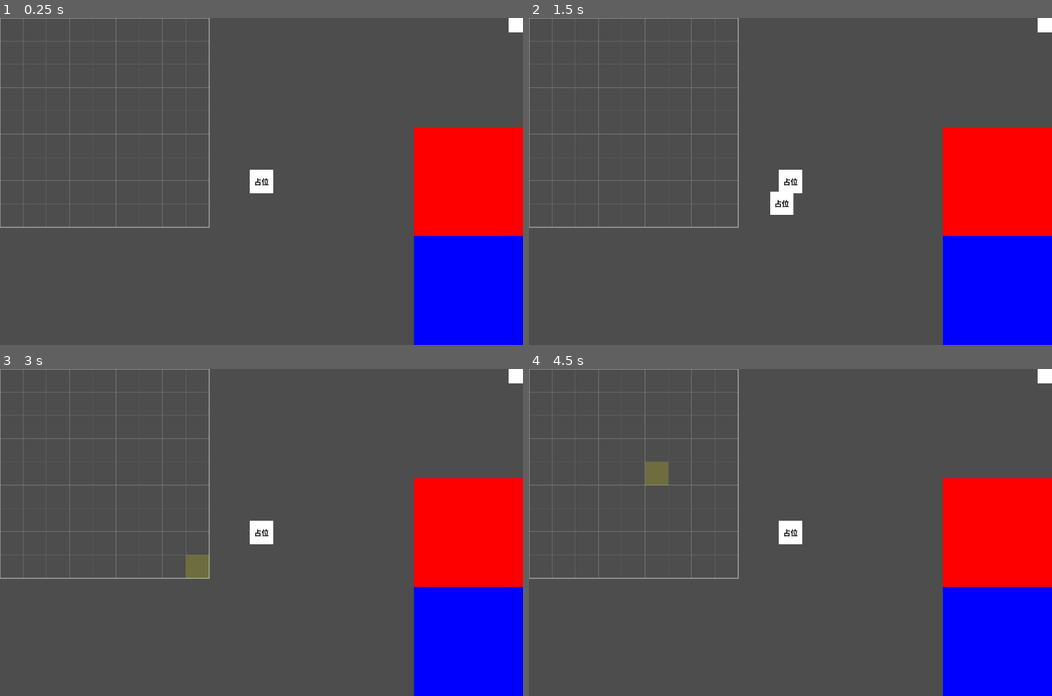
Above: before the commit, frames 1-4 (two rows, left to right).
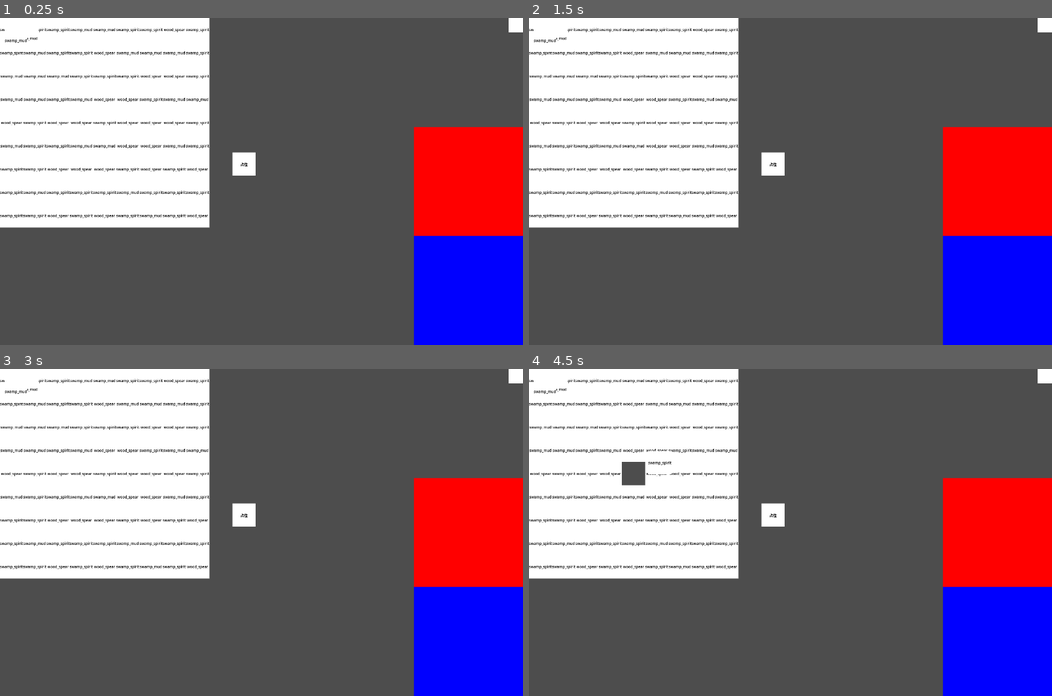
Above: after the commit, the same moments.

Repository: juni-freentocob/push-the-land
Game: Godot game, scene res://scenes/Main.tscn
Same seed, same stepped clock (60 frames per second), same inputs: the game is played once before the commit and once after it.
Inputs (mouse positions are in pixels of both pictures, inside the frame that each line leads up to):
- Up to frame 1 (0.25 s): no input
- Up to frame 2 (1.5 s): tap Enter at 0.5 s; drag from (790, 181) to (842, 109) at 0.52 s; drag from (790, 181) to (764, 246) at 1.27 s
- Up to frame 3 (3 s): move the mouse to (313, 460) at 2.02 s; click (313, 460) at 2.17 s; tap Space at 2.75 s; drag from (235, 597) to (104, 483) at 2.77 s
- Up to frame 4 (4.5 s): tap Enter at 3.5 s; move the mouse to (947, 581) at 3.52 s; click (947, 581) at 3.67 s; tap Space at 4.25 s; drag from (633, 483) to (712, 450) at 4.27 s

The runs differ from the first frame. In frame 1, 26% of the frame differs, in the area x 0-53%, y 0-64%; in frame 2, 26%; in frame 3, 26%; in frame 4, 25%.

Commit message:
Docs: record T5 spawner, RNG seeding, and DebugHUD behavior

Diff:
--- a/data/cards/swamp_mud.tres
+++ b/data/cards/swamp_mud.tres
@@ -4,14 +4,7 @@
 
 [resource]
 script = ExtResource("1_03oyh")
-metadata/_custom_type_script = "uid://bh4ielkgicvpi"
 id = &"swamp_mud"
 display_name = "Swamp Mud"
-kind = 0
-rarity = 0
-theme_tags = PackedStringArray("swamp")
-stackable = false
-equipment_slot = 0
-stats = {}
 terrain_part = &"swamp"
-spirit_tier = 0
+metadata/_custom_type_script = "uid://bh4ielkgicvpi"
--- a/data/cards/swamp_spirit.tres
+++ b/data/cards/swamp_spirit.tres
@@ -4,14 +4,7 @@
 
 [resource]
 script = ExtResource("1_5ovf0")
-metadata/_custom_type_script = "uid://bh4ielkgicvpi"
 id = &"swamp_spirit"
 display_name = "Swamp Spirit"
 kind = 1
-rarity = 0
-theme_tags = PackedStringArray("swamp")
-stackable = false
-equipment_slot = 0
-stats = {}
-terrain_part = &""
-spirit_tier = 0
+metadata/_custom_type_script = "uid://bh4ielkgicvpi"
--- a/data/cards/wood_spear.tres
+++ b/data/cards/wood_spear.tres
@@ -4,16 +4,11 @@
 
 [resource]
 script = ExtResource("1_juhps")
-metadata/_custom_type_script = "uid://bh4ielkgicvpi"
 id = &"wood_spear"
 display_name = "Wood Spear"
 kind = 2
-rarity = 0
-theme_tags = PackedStringArray("swamp")
-stackable = false
 equipment_slot = 1
 stats = {
 "atk_bonus": 1
 }
-terrain_part = &""
-spirit_tier = 0
+metadata/_custom_type_script = "uid://bh4ielkgicvpi"
--- a/data/merge/swamp_rules.tres
+++ b/data/merge/swamp_rules.tres
@@ -4,10 +4,7 @@
 
 [resource]
 script = ExtResource("1_cch3o")
+id = &"spirit_plus_mud"
+output = &"swamp_enemy"
+notes = "Debug rule for MVP."
 metadata/_custom_type_script = "uid://bdjmbt4cawsjg"
-id = &"spirit_plus_mud"
-inputs = PackedStringArray("swamp_spirit", "swamp_mud")
-output = &"swamp_enemy"
-consume_inputs = true
-output_count = 1
-notes = "Debug rule for MVP."
--- a/data/themes/swamp_theme.tres
+++ b/data/themes/swamp_theme.tres
@@ -4,7 +4,6 @@
 
 [resource]
 script = ExtResource("1_gmsq5")
-metadata/_custom_type_script = "uid://dqwmvf0u14jkh"
 id = &"swamp"
 display_name = "Swamp"
 deck_weights = {
@@ -13,5 +12,4 @@
 "wood_spear": 20
 }
 boss_id = &"swamp_boss"
-visuals = {}
-next_theme_pool = PackedStringArray()
+metadata/_custom_type_script = "uid://dqwmvf0u14jkh"
--- a/scenes/Main.tscn
+++ b/scenes/Main.tscn
@@ -1,6 +1,7 @@
-[gd_scene load_steps=14 format=3 uid="uid://birnebio532xh"]
+[gd_scene load_steps=15 format=3 uid="uid://birnebio532xh"]
 
 [ext_resource type="Script" uid="uid://b0qbx467rr8xn" path="res://scripts/main.gd" id="1_kn2el"]
+[ext_resource type="Resource" uid="uid://bfvp0dbve6sew" path="res://data/themes/swamp_theme.tres" id="2_mwfav"]
 [ext_resource type="PackedScene" uid="uid://c61j7c6vejtpg" path="res://scenes/Board.tscn" id="2_scd1o"]
 [ext_resource type="PackedScene" uid="uid://ch4diixeakcwp" path="res://scenes/ui/HeroPanel.tscn" id="3_6i7k1"]
 [ext_resource type="Script" uid="uid://stmfjg2ppeoq" path="res://scripts/board/board.gd" id="3_nkrwe"]
@@ -16,6 +17,7 @@
 
 [node name="Main" type="Node"]
 script = ExtResource("1_kn2el")
+theme = ExtResource("2_mwfav")
 
 [node name="Board" parent="." instance=ExtResource("2_scd1o")]
 z_index = -1
@@ -52,3 +54,26 @@
 
 [node name="CardView2" parent="UI/CardLayer" instance=ExtResource("12_bjd11")]
 layout_mode = 1
+
+[node name="DebugHUD" type="Control" parent="UI"]
+layout_mode = 3
+anchors_preset = 0
+offset_right = 40.0
+offset_bottom = 40.0
+
+[node name="SeedLabel" type="Label" parent="UI/DebugHUD"]
+layout_mode = 0
+offset_right = 40.0
+offset_bottom = 23.0
+
+[node name="SpawnLabel" type="Label" parent="UI/DebugHUD"]
+layout_mode = 0
+offset_right = 40.0
+offset_bottom = 23.0
+
+[node name="DebugBox" type="VBoxContainer" parent="UI/DebugHUD"]
+layout_mode = 1
+offset_left = 8.0
+offset_top = 8.0
+offset_right = 48.0
+offset_bottom = 48.0
--- a/scenes/cards/CardView.tscn
+++ b/scenes/cards/CardView.tscn
@@ -12,8 +12,8 @@
 anchor_bottom = 0.5
 offset_left = -80.0
 offset_top = -80.0
-offset_right = 80.0
-offset_bottom = 80.0
+offset_right = -16.0
+offset_bottom = -16.0
 grow_horizontal = 2
 grow_vertical = 2
 script = ExtResource("1_mkpmj")
@@ -48,7 +48,7 @@
 grow_horizontal = 2
 grow_vertical = 2
 theme_override_colors/font_color = Color(0, 0, 0, 1)
-theme_override_font_sizes/font_size = 20
+theme_override_font_sizes/font_size = 10
 text = "占位"
 horizontal_alignment = 1
 vertical_alignment = 1
--- a/scripts/board/board.gd
+++ b/scripts/board/board.gd
@@ -17,7 +17,8 @@
 	return true
 
 func accept_drop(card_view: CardView) -> bool:
-	var cell := global_pos_to_cell(get_viewport().get_mouse_position())
+	var card_center := card_view.get_global_rect().position + (card_view.size * 0.5)
+	var cell := global_pos_to_cell(card_center)
 	if not _is_cell_in_bounds(cell):
 		print("[Board] Drop rejected (out of bounds):", cell)
 		return false
@@ -33,12 +34,14 @@
 	return true
 
 func cell_to_global_pos(cell: Vector2i, card_size: Vector2) -> Vector2:
-	var cell_origin := global_position + Vector2(cell.x * cell_size, cell.y * cell_size)
+	var board_origin := get_global_rect().position
+	var cell_origin := board_origin + Vector2(cell.x * cell_size, cell.y * cell_size)
 	var cell_center := cell_origin + Vector2(cell_size * 0.5, cell_size * 0.5)
 	return cell_center - (card_size * 0.5)
 
 func global_pos_to_cell(global_pos: Vector2) -> Vector2i:
-	var local := global_pos - global_position
+	var board_origin := get_global_rect().position
+	var local := global_pos - board_origin
 	return Vector2i(floor(local.x / cell_size), floor(local.y / cell_size))
 
 func _is_cell_in_bounds(cell: Vector2i) -> bool:
--- a/scripts/main.gd
+++ b/scripts/main.gd
@@ -1,15 +1,83 @@
 extends Node
+
+@export var theme: ThemeDef
+@export var total_spawn: int = 100
+@export var use_fixed_seed: bool = true
+@export var fixed_seed: int = 12345
 
 @onready var board: Board = $Board
 @onready var hero_panel: HeroPanel = $UI/HeroPanel
 @onready var trash_zone: TrashZone = $UI/TrashZone
 @onready var boss_preview: BossPreview = $UI/BossPreview
 @onready var theme_choice: ThemeChoice = $UI/ThemeChoice
+@onready var card_layer: CardLayer = $UI/CardLayer
+@onready var seed_label: Label = get_node_or_null("UI/DebugHUD/DebugBox/SeedLabel") as Label
+@onready var spawn_label: Label = get_node_or_null("UI/DebugHUD/DebugBox/SpawnLabel") as Label
+
+const CARD_VIEW_SCENE: PackedScene = preload("res://scenes/cards/CardView.tscn")
+
+var rng: RandomNumberGenerator = RandomNumberGenerator.new()
+var spawned_count: int = 0
+var active_seed: int = 0
 
 func _ready() -> void:
-	print("[Main] Ready")
-	print("[Main] Board:", board)
-	print("[Main] HeroPanel:", hero_panel)
-	print("[Main] TrashZone:", trash_zone)
-	print("[Main] BossPreview:", boss_preview)
-	print("[Main] ThemeChoice:", theme_choice)
+	if theme == null:
+		push_error("[Main] ThemeDef not assigned.")
+		return
+	_setup_seed()
+	_update_debug_hud()
+	_spawn_initial_cards()
+
+func _setup_seed() -> void:
+	if use_fixed_seed:
+		active_seed = fixed_seed
+	else:
+		active_seed = int(Time.get_unix_time_from_system())
+	rng.seed = active_seed
+
+func _spawn_initial_cards() -> void:
+	for _i in range(total_spawn):
+		_spawn_one()
+	_update_debug_hud()
+
+func _spawn_one() -> void:
+	var card_id := _pick_weighted_id(theme.deck_weights)
+	var card_view := CARD_VIEW_SCENE.instantiate() as CardView
+	card_layer.add_child(card_view)
+	card_view.set_meta("def_id", card_id)
+	var label := card_view.get_node_or_null("Label") as Label
+	if label != null:
+		label.text = String(card_id)
+	_place_spawned_card(card_view, spawned_count)
+	spawned_count += 1
+
+func _place_spawned_card(card_view: CardView, index: int) -> void:
+	var max_board := board.board_size * board.board_size
+	if index < max_board:
+		var cell := Vector2i(index % board.board_size, int(index / board.board_size))
+		card_view.global_position = board.cell_to_global_pos(cell, card_view.size)
+	else:
+		var extra_index := index - max_board
+		var pile_offset := Vector2((extra_index % 6) * 6, int(extra_index / 6) * 6)
+		card_view.global_position = board.global_position + Vector2(12, 12) + pile_offset
+
+func _pick_weighted_id(weights: Dictionary) -> StringName:
+	if weights.is_empty():
+		return &""
+	var total: int = 0
+	for key in weights.keys():
+		total += int(weights[key])
+	var roll: int = rng.randi_range(1, total)
+	var acc: int = 0
+	for key in weights.keys():
+		acc += int(weights[key])
+		if roll <= acc:
+			return StringName(key)
+	return StringName(weights.keys()[0])
+
+func _update_debug_hud() -> void:
+	if seed_label == null or spawn_label == null:
+		push_error("[Main] DebugHUD labels missing. Check UI/DebugHUD/DebugBox/SeedLabel + SpawnLabel.")
+		return
+	seed_label.text = "Seed: %d" % active_seed
+	spawn_label.text = "Theme: %s | Spawned: %d/%d" % [theme.display_name, spawned_count, total_spawn]
Not shown, changed: AGENTS.md
Not shown, changed: PLANS.md
Not shown, changed: docs/DATA_SCHEMA.md
Not shown, changed: docs/STATE.md
